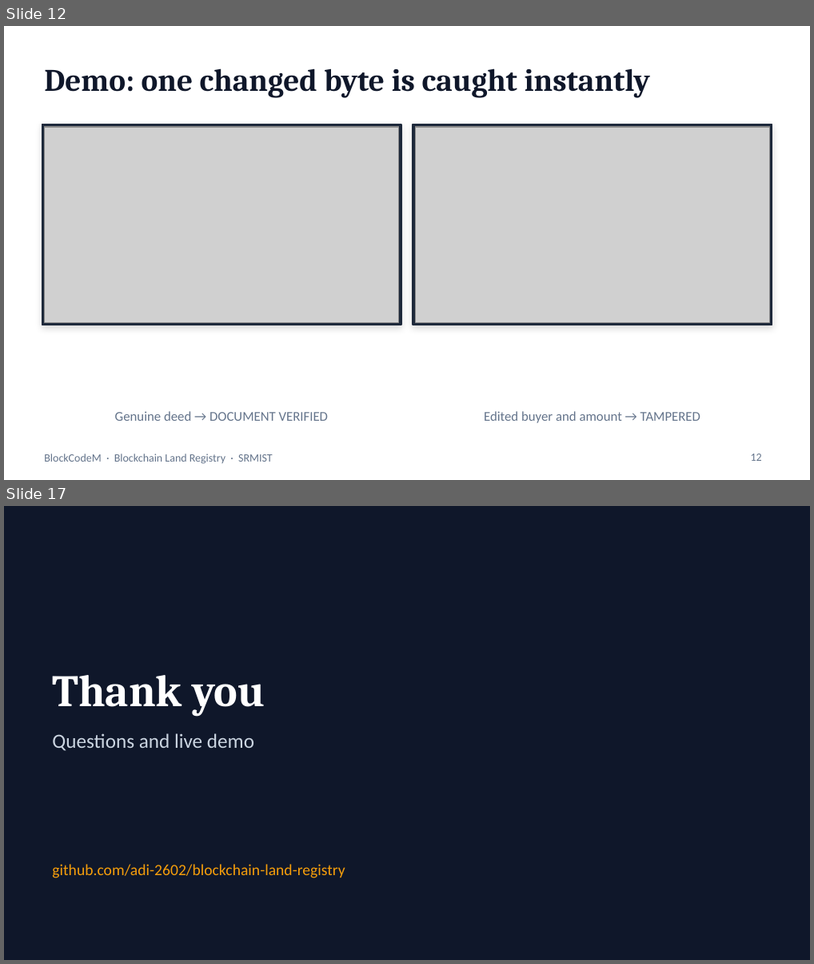
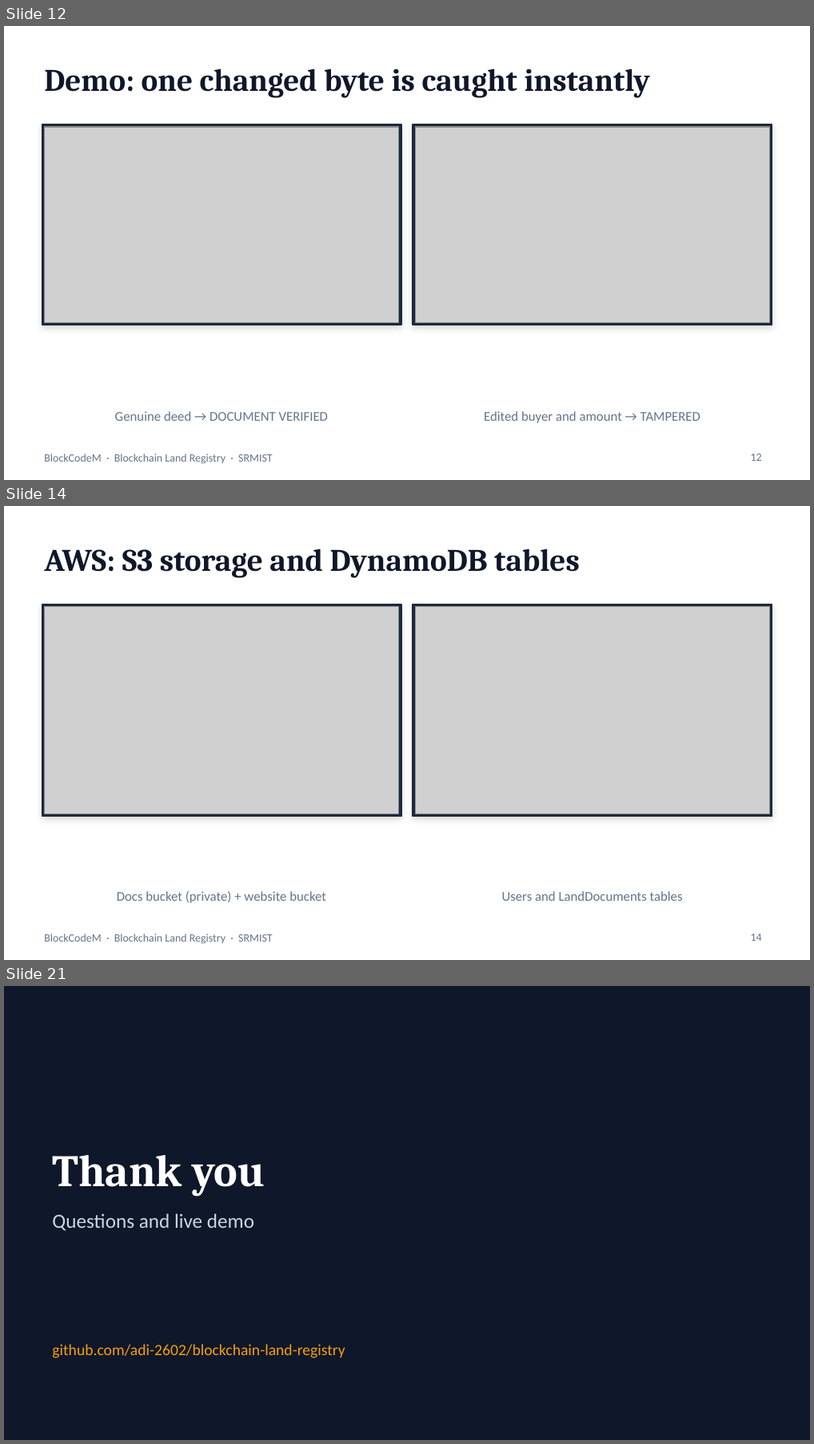
Before and after one commit to Adi-2602/blockchain-land-registry, a slide deck: docs/BlockCodeM_Land_Registry_Final_PPT.pptx. Shown one above the other, each under a label of ours: slides 12 and 17 before the commit, slides 12, 14 and 21 after it; the slides between them are not shown. The pictures are 814x964 and 814x1444 pixels, drawn with LibreOffice and Linux fonts; fonts in the diff are those of the drawing; grey boxes stand for pictures. Boxes give left, top, right and bottom in pixels: in the first picture for what was removed or moved away, otherwise in the second. Text is boxed around its words. In the diff, an @@ line names an element or a change of style, - is before the commit and + after.

```diff
--- a/docs/BlockCodeM_Land_Registry_Final_PPT.pptx
+++ b/docs/BlockCodeM_Land_Registry_Final_PPT.pptx
@@ slide 14 added at (x1=4, y1=506, x2=810, y2=960), background #FFFFFF; not listed: 1 template element that a slide beside it also shows @@
@@ title added at (x1=44, y1=548, x2=580, y2=578), 28 pt, text #0F172A, bold @@
+AWS: S3 storage and DynamoDB tables
@@ rectangle added at (x1=42, y1=604, x2=402, y2=816), fill #1E293B, outline #1E293B 1 pt @@
@@ picture added at (x1=44, y1=607, x2=399, y2=813) @@
@@ rectangle added at (x1=413, y1=604, x2=773, y2=816), fill #1E293B, outline #1E293B 1 pt @@
@@ picture added at (x1=415, y1=607, x2=770, y2=813) @@
@@ text added at (x1=117, y1=891, x2=326, y2=903), 12 pt, text #64748B @@
+Docs bucket (private) + website bucket
@@ text added at (x1=502, y1=891, x2=683, y2=900), 12 pt, text #64748B @@
+Users and LandDocuments tables
@@ page number added at (x1=751, y1=933, x2=762, y2=940), 10 pt, text #64748B @@
+14
@@ what was slide 17 is now slide 21 @@
```
Also in this commit, not shown: 8 slides changed, 4 other slides added, 1 slide removed, 5 other files.
